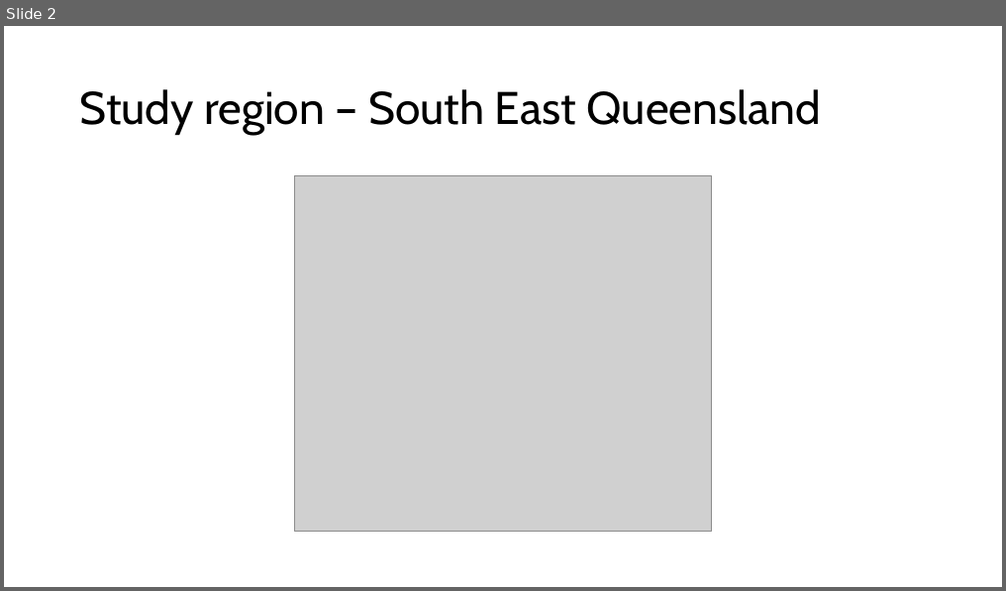
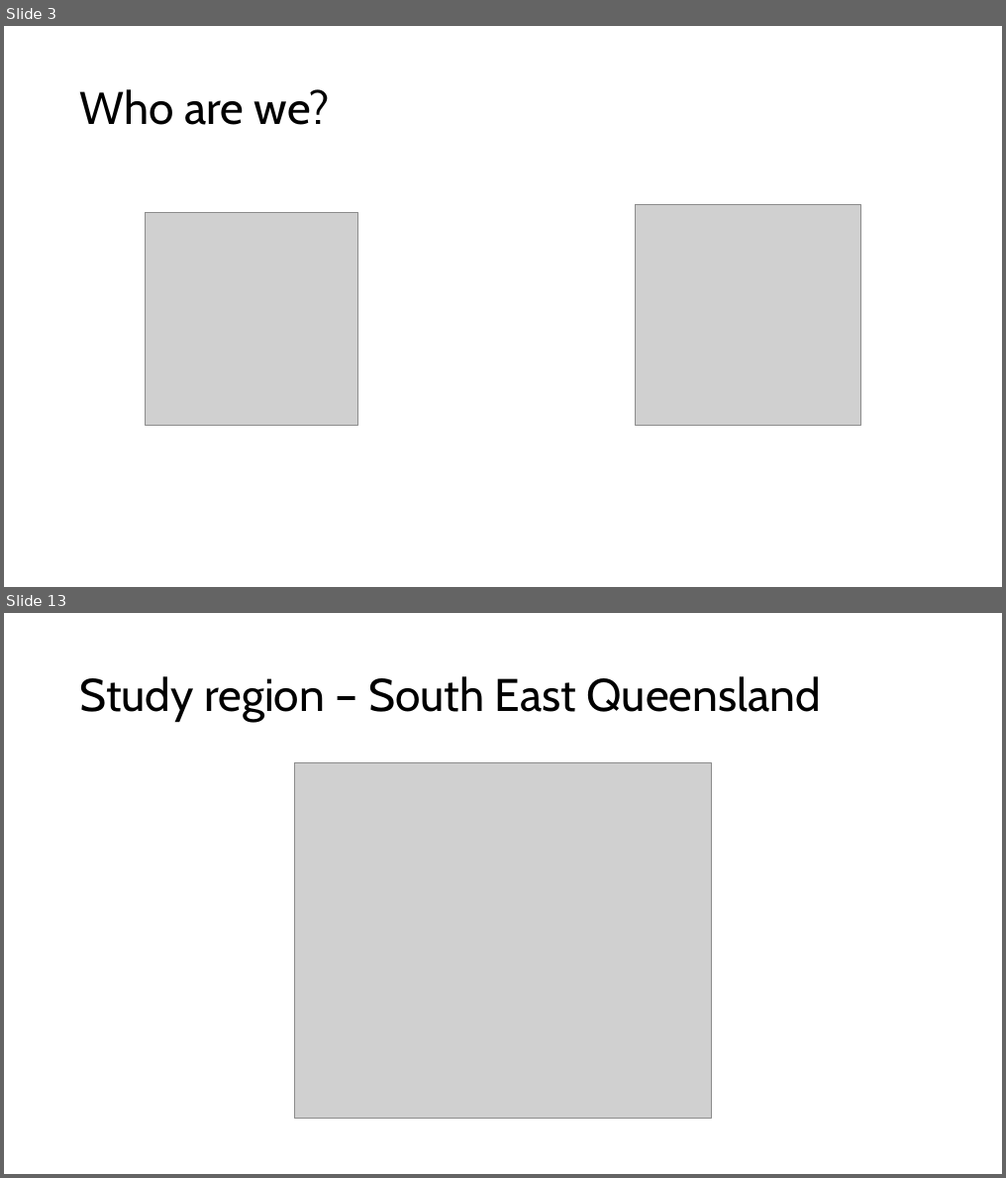
Before and after one commit to patch105/ICCB_koala_sdm, a slide deck: ICC_koala_sdm_slides.pptx. Shown one above the other, each under a label of ours: slide 2 before the commit, slides 3 and 13 after it; the slides between them are not shown. The pictures are 1006x591 and 1006x1178 pixels, drawn with LibreOffice and Linux fonts; fonts in the diff are those of the drawing; grey boxes stand for pictures. Boxes give left, top, right and bottom in pixels: in the first picture for what was removed or moved away, otherwise in the second. Text is boxed around its words. In the diff, an @@ line names an element or a change of style, - is before the commit and + after.

```diff
--- a/ICC_koala_sdm_slides.pptx
+++ b/ICC_koala_sdm_slides.pptx
@@ slide 3 added at (x1=4, y1=26, x2=1002, y2=587), background #FFFFFF @@
@@ title added at (x1=80, y1=89, x2=330, y2=125), 44 pt, text #000000 @@
+Who are we?
@@ picture added at (x1=145, y1=212, x2=357, y2=425) @@
@@ picture added at (x1=635, y1=205, x2=861, y2=426) @@
@@ what was slide 2 is now slide 13 @@
```
Also in this commit, not shown: 11 other slides added, 1 slide removed.
